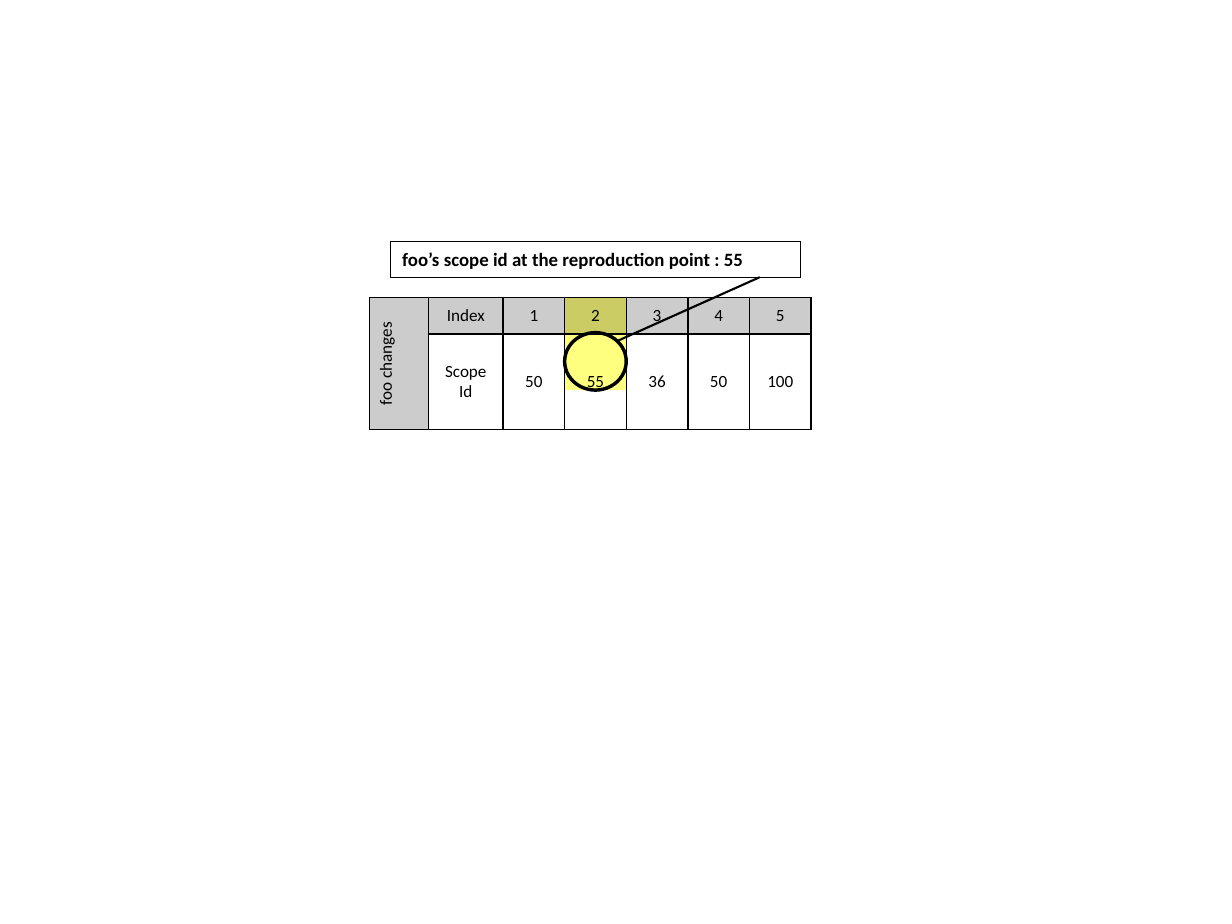
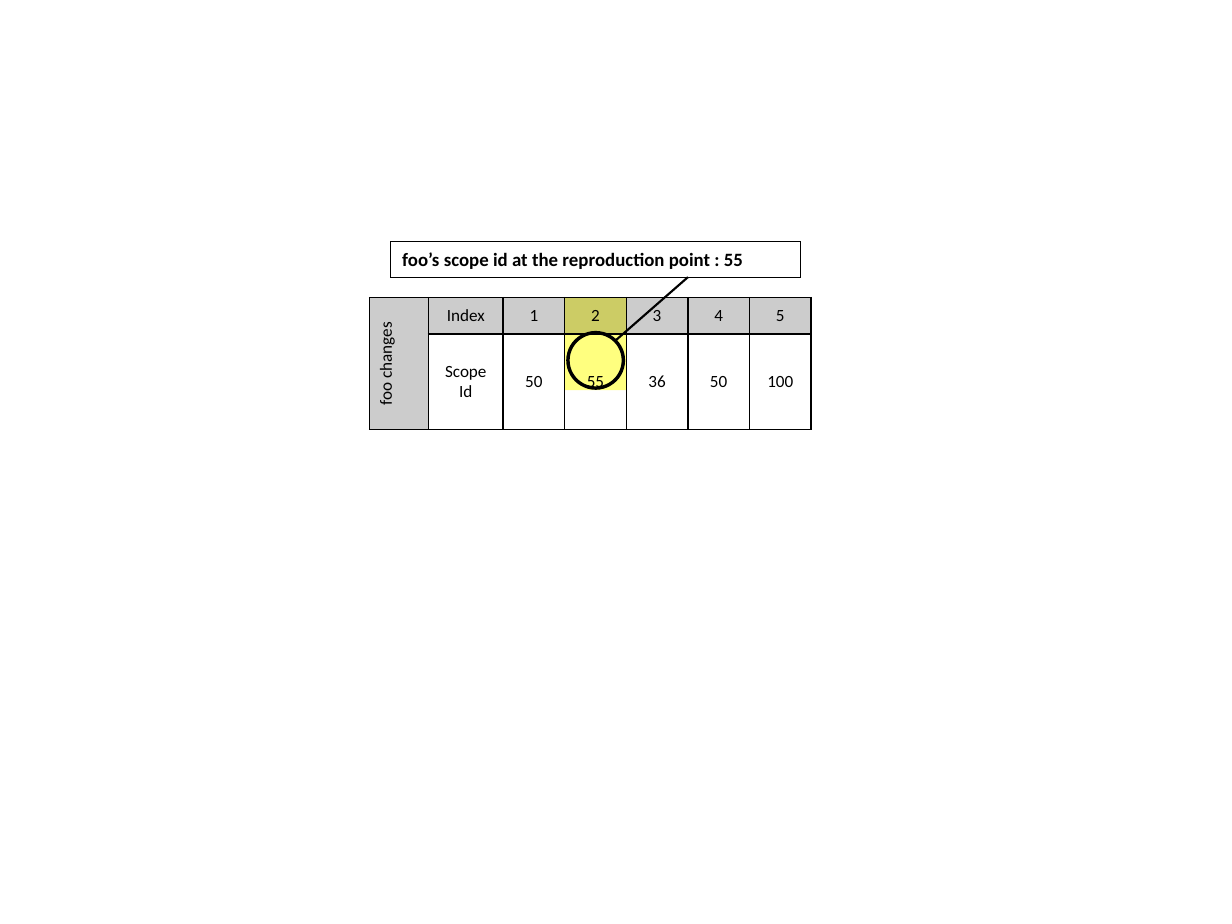
Before and after one commit to SoftwareEngineeringToolDemos/FSE-2011-Querypoint, a slide deck: slide 3 of papers/pldi2011/drawings.pptx. Drawn at 1232x924 pixels with LibreOffice and Linux fonts; fonts in the diff are those of the drawing. Boxes give left, top, right and bottom in pixels: in the first picture for what was removed or moved away, otherwise in the second. Text is boxed around its words. In the diff, an @@ line names an element or a change of style, - is before the commit and + after.

```diff
--- a/papers/pldi2011/drawings.pptx
+++ b/papers/pldi2011/drawings.pptx
@@ line moved from (760, 277) - (617, 341) to (687, 277) - (615, 341) @@
@@ ellipse: place and size @@
-ellipse at [564,333,626,391]
+ellipse at [568,333,623,388]
```
Also in this commit, not shown: 2 other slides changed, 4 other files.
